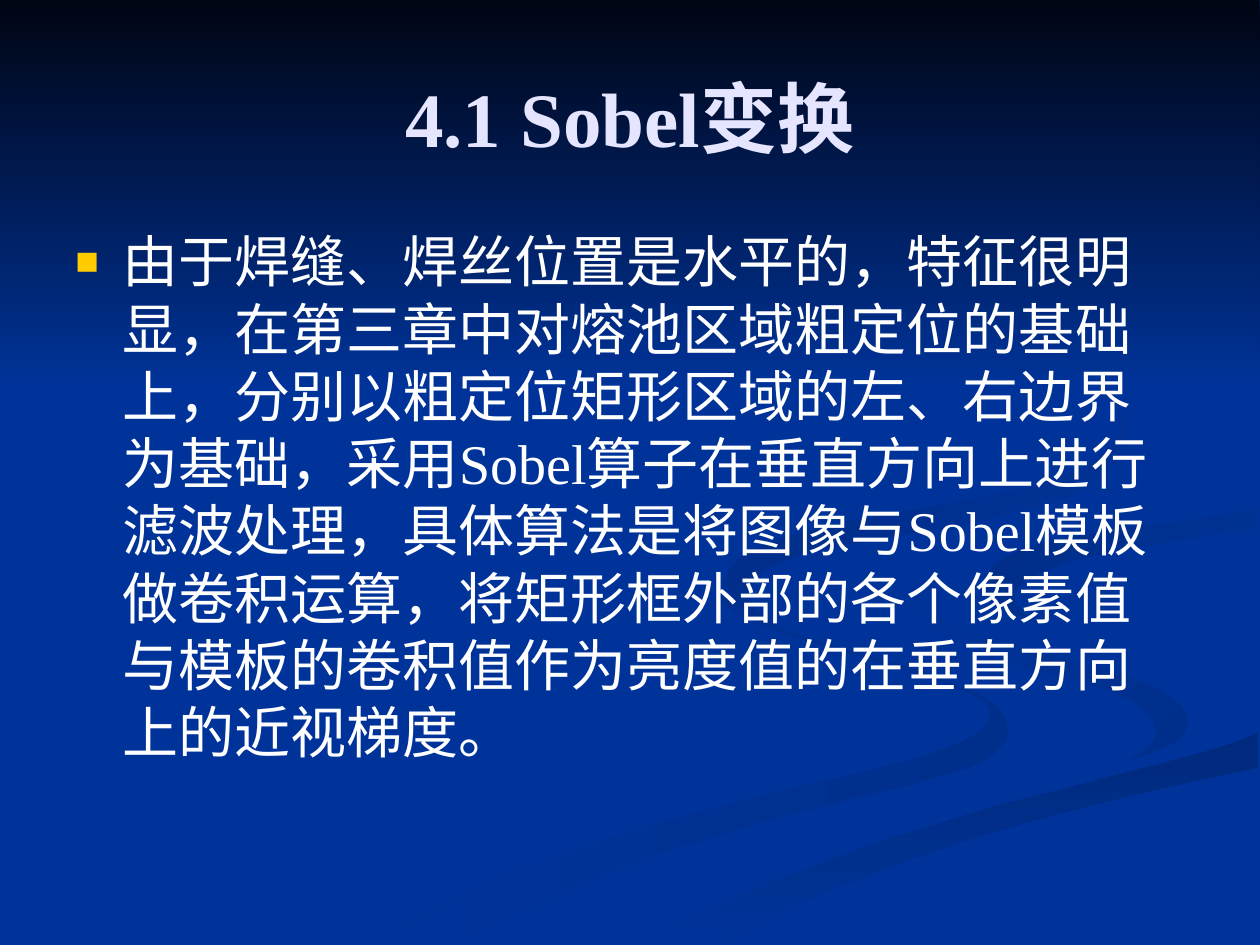
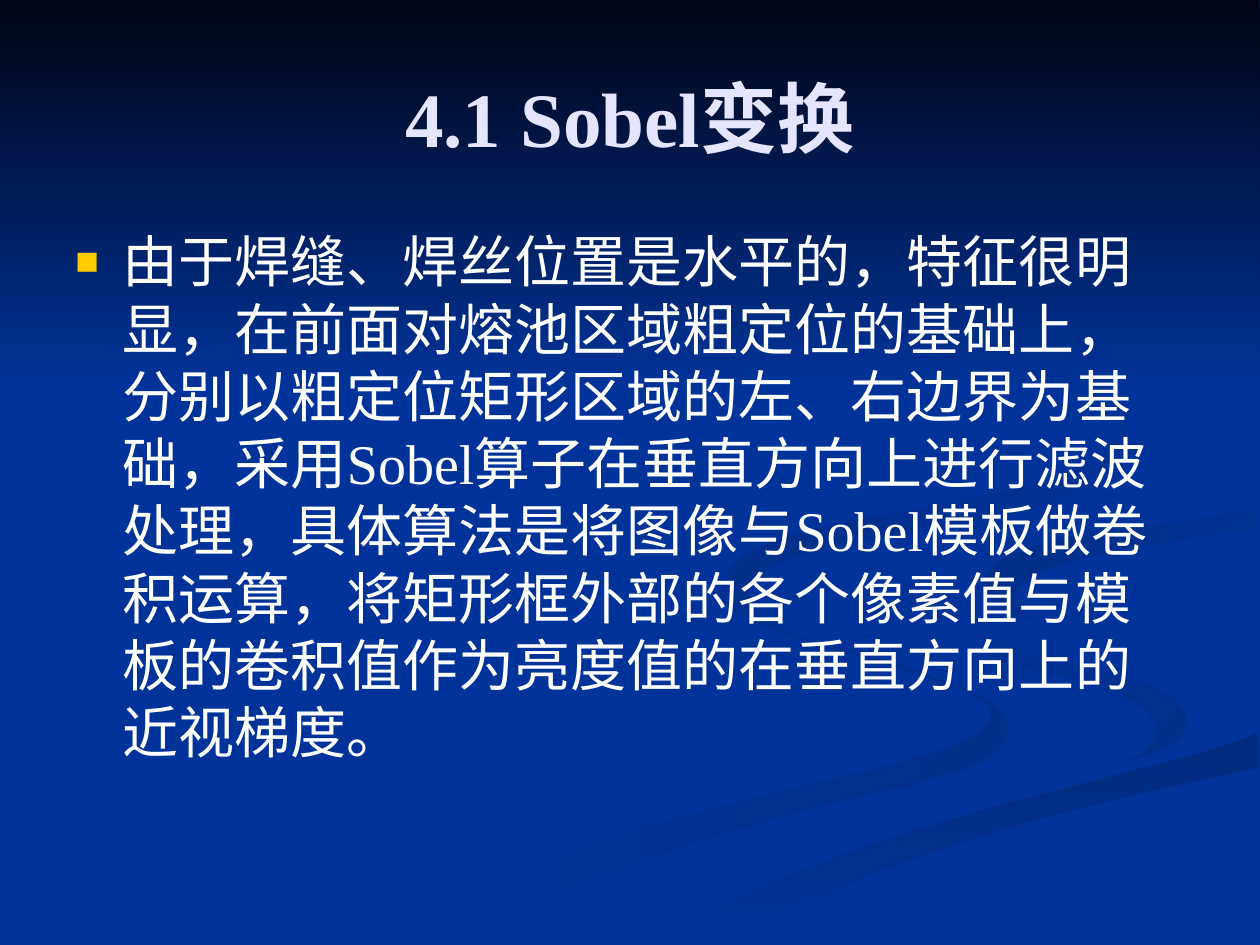
Before and after one commit to 61--/weiyanmin, a slide deck: slide 22 of 工程硕士/基于被动光的管道打底MIG焊焊缝图像处理算法的研究.ppt. Drawn at 1260x945 pixels with LibreOffice and Linux fonts; fonts in the diff are those of the drawing. Boxes give left, top, right and bottom in pixels: in the first picture for what was removed or moved away, otherwise in the second. Text is boxed around its words. In the diff, an @@ line names an element or a change of style, - is before the commit and + after.

```diff
--- a/工程硕士/基于被动光的管道打底MIG焊焊缝图像处理算法的研究.ppt
+++ b/工程硕士/基于被动光的管道打底MIG焊焊缝图像处理算法的研究.ppt
@@ text at (123,234,1148,758): text changed @@
-■ 由于焊缝、焊丝位置是水平的，特征很明显，在第三章中对熔池区域粗定位的基础上，分别以粗定位矩形区域的左、右边界为基础，采用Sobel算子在垂直方向上进行滤波处理，具体算法是将图像与Sobel模板做卷积运算，将矩形框外部的各个像素值与模板的卷积值作为亮度值的在垂直方向上的近视梯度。
+■ 由于焊缝、焊丝位置是水平的，特征很明显，在前面对熔池区域粗定位的基础上，分别以粗定位矩形区域的左、右边界为基础，采用Sobel算子在垂直方向上进行滤波处理，具体算法是将图像与Sobel模板做卷积运算，将矩形框外部的各个像素值与模板的卷积值作为亮度值的在垂直方向上的近视梯度。
```
